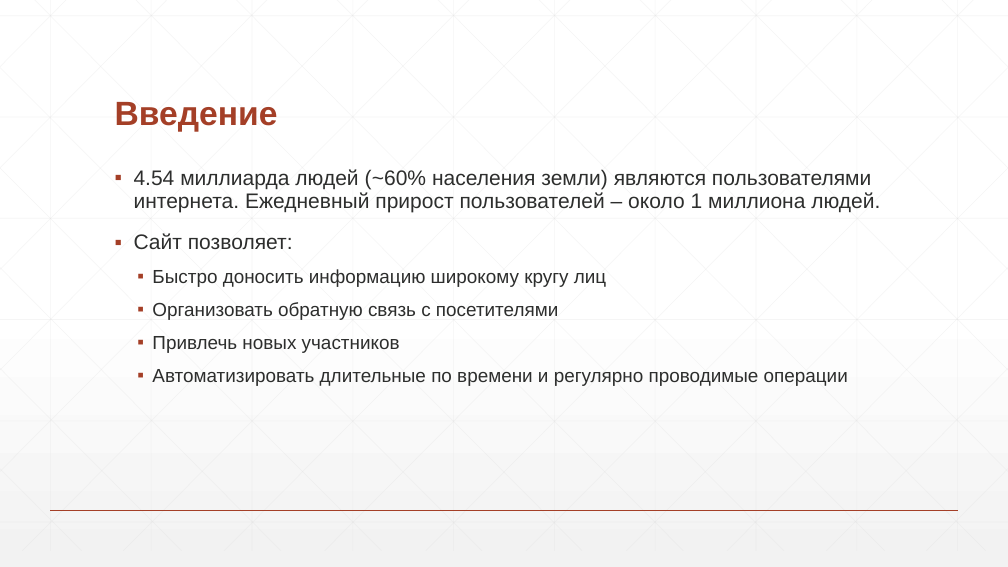
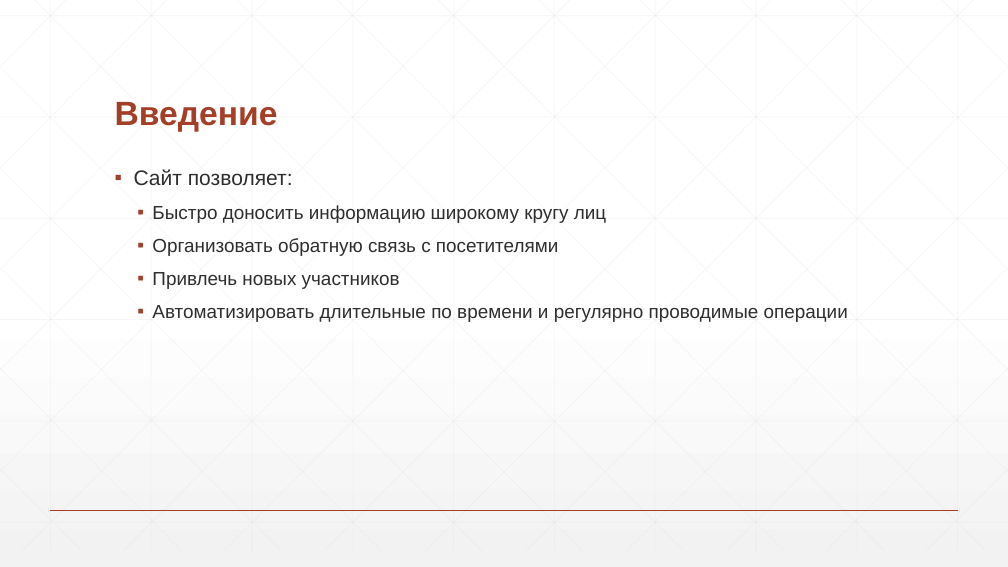
Before and after one commit to DanilaShushkanov/Site22, a slide deck: slide 2 of Диплом_през.pptx. Drawn at 1008x567 pixels with LibreOffice and Linux fonts; fonts in the diff are those of the drawing. Boxes give left, top, right and bottom in pixels: in the first picture for what was removed or moved away, otherwise in the second. Text is boxed around its words. In the diff, an @@ line names an element or a change of style, - is before the commit and + after.

```diff
--- a/Диплом_през.pptx
+++ b/Диплом_през.pptx
@@ text at (134,169,880,212): paragraph removed @@
-▪ 4.54 миллиарда людей (~60% населения земли) являются пользователями интернета. Ежедневный прирост пользователей – около 1 миллиона людей.
```
Also in this commit, not shown: 7 other slides changed, 1 slide added, 10 other files.
